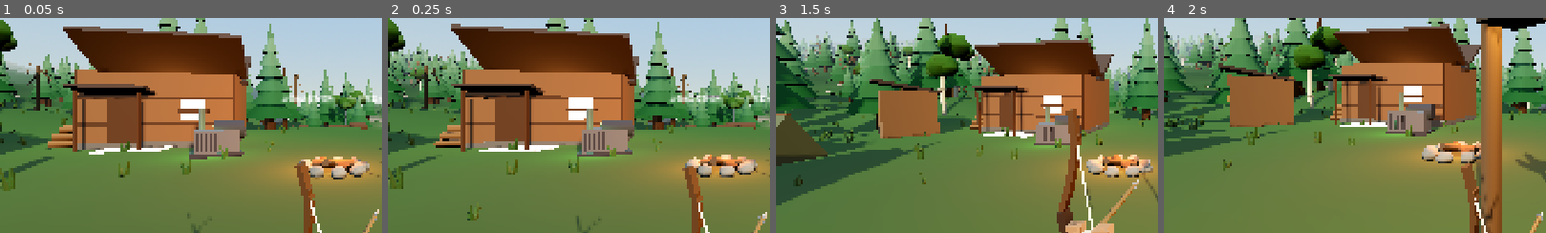
Above: before the commit, frames 1-4 (left to right).
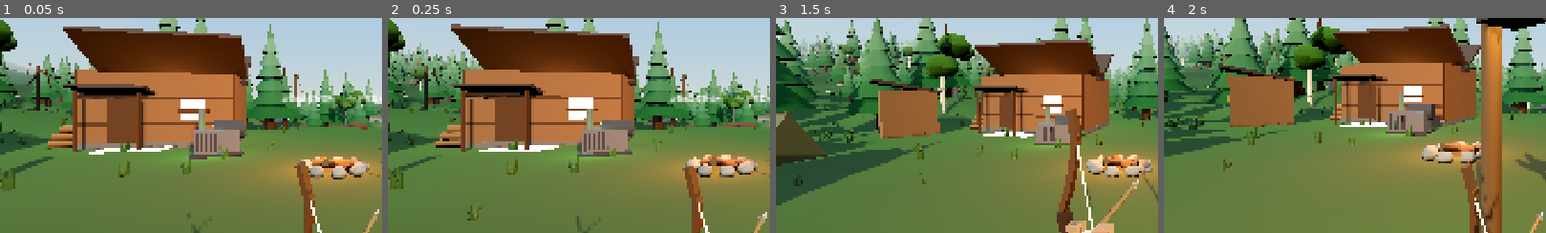
Above: after the commit, the same moments.

Repository: fengjutian/Forest-Adventure
Game: Godot game, scene res://scenes/main/main.tscn
Same seed, same stepped clock (60 frames per second), same inputs: the game is played once before the commit and once after it.
Inputs (mouse positions are % of the whole screen's width and height, from its top left):
- Up to frame 1 (0.05 s): no input
- Up to frame 2 (0.25 s): no input
- Up to frame 3 (1.5 s): tap Enter at 0.5 s; move the mouse to (72, 45) at 0.52 s; hold D (move_right) 0.53-1.28 s; hold Right mouse button (aim) 0.53-1.28 s; tap Space (jump) at 0.77 s; click (72, 45) at 0.8 s; move the mouse to (45, 50) at 1.27 s; hold W (move_forward) from 1.28 s (still down); click (45, 50) at 1.35 s
- Up to frame 4 (2 s): keep holding W (move_forward); tap Space (jump) at 1.52 s; right-click (45, 50) at 1.55 s
The pictures show only the part of the screen within x 6-56%, y 29-79%; the shares and areas given below are measured in that part.

The runs differ from the first frame. In frame 1, less than 0.1% of the frame differs, in the area x 65-68%, y 31-38%; in frame 2, less than 0.1%; in frame 3, less than 0.1%, in the area x 88-93%, y 25-34%; in frame 4, less than 0.1%.

Commit message:
feat: Remove backdrop placement from camp builder and refactor related functions; add capture bow test scene and script

Diff:
--- a/game/scripts/world/camp_builder.gd
+++ b/game/scripts/world/camp_builder.gd
@@ -23,7 +23,6 @@
 	_place_signpost()
 	_place_camp_details()
 	_place_creek()
-	_place_backdrop()
 	_place_camp_glow()
 
 	props_built.emit()
@@ -219,15 +218,6 @@
 			position, rng.randf_range(0.0, 360.0), Vector3(0.6, 0.5, 0.6))
 
 
-func _place_backdrop() -> void:
-	var hills := MeshInstance3D.new()
-	hills.name = "BackdropHills"
-	hills.mesh = PropKit.make_backdrop_hills(camp_seed)
-	hills.material_override = PropKit.painted_material()
-	hills.position = Vector3(0.0, -4.0, 0.0)
-	add_child(hills)
-
-
 func _place_camp_glow() -> void:
 	# 营地的整体暖光，保证夜里安全区与其他区域有冷暖对比
 	var glow := OmniLight3D.new()
--- a/game/scripts/world/prop_kit.gd
+++ b/game/scripts/world/prop_kit.gd
@@ -800,22 +800,6 @@
 	parts.append(_cylinder(0.015, 0.8, _xform(Vector3(0.24, 0.74, -0.1), Vector3(0, 0, 14)), metal, 5))
 	parts.append(_cylinder(0.07, 0.04, _xform(Vector3(-0.16, 0.2, 0.21), Vector3(90, 0, 0)), Color(0.6, 0.5, 0.3), 10))
 	parts.append(_box(Vector3(0.3, 0.16, 0.03), _xform(Vector3(0.08, 0.24, 0.21)), Color(0.14, 0.16, 0.15)))
-	return merge(parts)
-
-
-## 远处远景剪影用的低面数山体。
-static func make_backdrop_hills(seed_value: int) -> ArrayMesh:
-	var rng := RandomNumberGenerator.new()
-	rng.seed = seed_value
-	var parts: Array = []
-	for i in 7:
-		var angle := TAU * float(i) / 7.0 + rng.randf_range(-0.2, 0.2)
-		var dist := rng.randf_range(95.0, 130.0)
-		var height := rng.randf_range(14.0, 30.0)
-		var radius := rng.randf_range(22.0, 38.0)
-		var tint := Color(0.16, 0.22, 0.24).lerp(Color(0.24, 0.3, 0.3), rng.randf())
-		parts.append(_cone(radius, height,
-			_xform(Vector3(cos(angle) * dist, height * 0.5 - 6.0, sin(angle) * dist)), tint, 7))
 	return merge(parts)
 
 
--- /dev/null
+++ b/game/tests/capture_bow.gd
@@ -0,0 +1,111 @@
+extends Node
+## 弓的第一人称表现预览：单独出「垂弓」和「举弓蓄力」两张图。
+##
+## 用法：godot --path game res://tests/capture_bow.tscn
+##
+## 迭代弓的构图时用这个，比跑整套战斗截图快得多：
+## 弓的位置、比例、配色、箭的可见性，全在这两张图上一眼能看出来。
+## 注意：必须使用带图形后端的 Godot（不能 --headless），否则拿到的是空帧。
+
+const OUT_DIR := "res://../build/screenshots"
+
+
+func _ready() -> void:
+	var main := get_node_or_null("Main")
+	if main == null:
+		push_error("找不到 Main 场景")
+		get_tree().quit(1)
+		return
+
+	for i in 4:
+		await get_tree().process_frame
+
+	# 按键提示会盖住画面右侧，预览时先收起
+	var hud := main.get_node_or_null("UI") as HUD
+	if hud != null:
+		hud.close_controls_hint()
+
+	var player: Player = main.get("player")
+	var camera: Camera3D = main.get_node_or_null("Player/Head/Camera3D")
+	if player == null or camera == null:
+		push_error("找不到玩家或相机")
+		get_tree().quit(1)
+		return
+	camera.current = true
+
+	_place(player)
+
+	# 1) 垂弓：没举弓时的日常姿势
+	await _settle(20)
+	await _shot(OUT_DIR + "/bow_hip.png")
+
+	# 2) 举弓蓄力：拉满弦的样子
+	player.capture_mouse()
+	Input.action_press("aim")
+	await _settle(14)
+	Input.action_press("fire")
+	await _settle(28)
+	await _shot(OUT_DIR + "/bow_aim.png")
+	Input.action_release("fire")
+	Input.action_release("aim")
+	player.release_mouse()
+
+	get_tree().quit(0)
+
+
+## 站到林狼侧前方，视线略微下压——和战斗截图同一机位，方便前后对比。
+func _place(player: Player) -> void:
+	var wolf := _find_wolf()
+	if wolf == null:
+		player.global_position = Vector3(0.0, 0.0, 0.0)
+		return
+
+	var angle := deg_to_rad(38.0)
+	var offset := Vector3(sin(angle), 0.0, cos(angle)) * 5.5
+	var spot := wolf.global_position + offset
+	spot.y = _ground_at(spot)
+
+	player.global_position = spot
+	player.velocity = Vector3.ZERO
+
+	var look := wolf.global_position + Vector3(0.0, 0.75, 0.0)
+	if player.has_method("look_at"):
+		player.look_at(look, Vector3.UP)
+	var head := player.get_node_or_null("Head") as Node3D
+	if head != null:
+		head.rotation_degrees = Vector3(-5.0, 0.0, 0.0)
+
+
+func _find_wolf() -> EnemyBase:
+	for node in get_tree().get_nodes_in_group(&"enemy"):
+		var enemy := node as EnemyBase
+		if enemy != null:
+			return enemy
+	return null
+
+
+func _ground_at(point: Vector3) -> float:
+	var terrain := get_tree().get_first_node_in_group(&"terrain") as Node3D
+	if terrain == null or not terrain.has_method("height_at"):
+		return point.y
+	return float(terrain.call("height_at", point.x, point.z))
+
+
+func _settle(frames: int) -> void:
+	for i in frames:
+		await get_tree().process_frame
+
+
+func _shot(file_name: String) -> void:
+	await RenderingServer.frame_post_draw
+	var image := get_viewport().get_texture().get_image()
+	if image == null:
+		push_error("无法取得渲染结果")
+		return
+	var absolute := ProjectSettings.globalize_path(file_name)
+	DirAccess.make_dir_recursive_absolute(absolute.get_base_dir())
+	var err := image.save_png(absolute)
+	if err != OK:
+		push_error("截图写入失败：%s（错误 %d）" % [absolute, err])
+		return
+	print("SCREENSHOT_SAVED:%s %dx%d" % [absolute, image.get_width(), image.get_height()])
--- /dev/null
+++ b/game/tests/capture_bow.tscn
@@ -0,0 +1,9 @@
+[gd_scene load_steps=3 format=3]
+
+[ext_resource type="Script" path="res://tests/capture_bow.gd" id="1_capture"]
+[ext_resource type="PackedScene" path="res://scenes/main/main.tscn" id="2_main"]
+
+[node name="CaptureBow" type="Node"]
+script = ExtResource("1_capture")
+
+[node name="Main" parent="." instance=ExtResource("2_main")]
--- a/game/tests/test_smoke.gd
+++ b/game/tests/test_smoke.gd
@@ -159,10 +159,15 @@
 	if rebuilt != null:
 		_assert(signature == rebuilt.signature(), "同一区块重建后植被逐实例一致")
 
-	# 流式加载：走远后营地卸载、脚下加载
+	# 流式加载：走远后营地卸载、脚下加载。
+	# 先把敌人冻住，免得它们追着瞬移的玩家跑出营地，影响后续感知测试。
+	var enemies := get_tree().get_nodes_in_group(&"enemy")
+	for enemy in enemies:
+		(enemy as Node).set_physics_process(false)
+
 	var saved_position := _player.global_position
 	_player.set_physics_process(false)
-	_player.global_position = Vector3(400.0, world.height_at(400.0, 400.0) + 2.0, 400.0)
+	_player.global_position = Vector3(460.0, world.height_at(460.0, 460.0) + 2.0, 460.0)
 	for i in 240:
 		await get_tree().process_frame
 
@@ -173,6 +178,8 @@
 
 	_player.global_position = saved_position
 	_player.set_physics_process(true)
+	for enemy in enemies:
+		(enemy as Node).set_physics_process(true)
 	for i in 240:
 		await get_tree().process_frame
 	_assert(world.is_chunk_loaded(camp_coord), "回到营地后区块重新加载")
@@ -511,8 +518,9 @@
 	wolf.set_physics_process(true)
 	var start_state := wolf.state
 
-	# 把玩家挪到林狼面前
-	_player.global_position = wolf.global_position + Vector3(0.0, 0.0, -3.0)
+	# 把玩家挪到林狼正视方向的前方
+	var facing := -wolf.global_transform.basis.z
+	_player.global_position = wolf.global_position + facing * 3.0
 	for i in 30:
 		await get_tree().physics_frame
 
Not shown, added: game/tests/capture_bow.gd.uid
